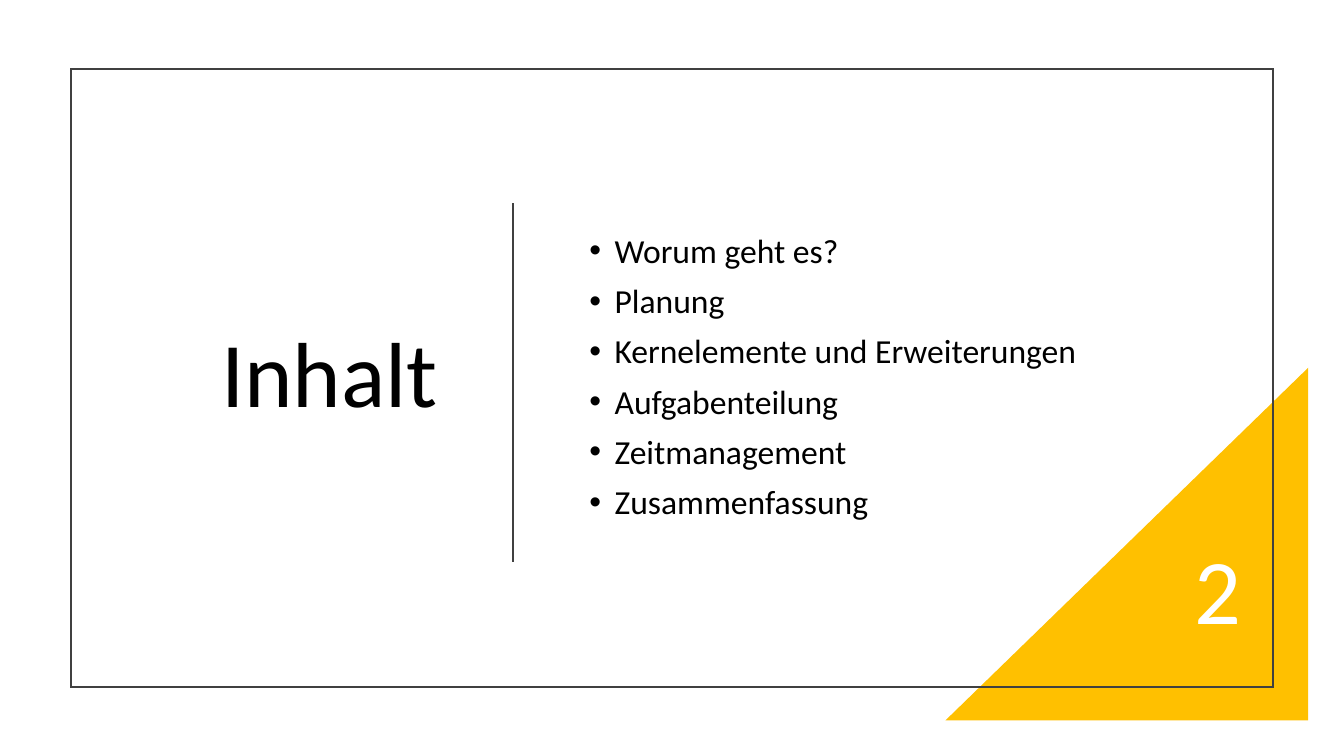
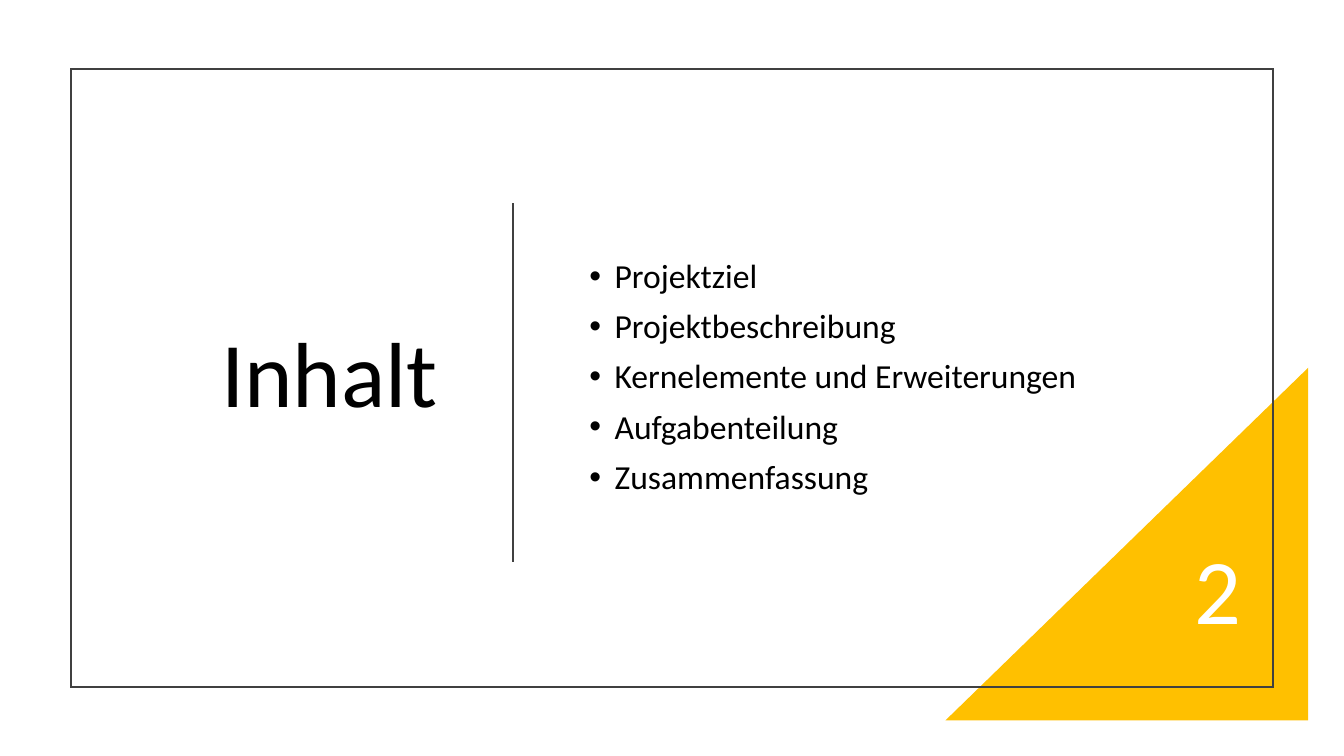
Before and after one commit to DominikCrm/Robotic, a slide deck: slide 2 of Ferngesteuerter Roboter.pptx. Drawn at 1344x756 pixels with LibreOffice and Linux fonts; fonts in the diff are those of the drawing. Boxes give left, top, right and bottom in pixels: in the first picture for what was removed or moved away, otherwise in the second. Text is boxed around its words. In the diff, an @@ line names an element or a change of style, - is before the commit and + after.

```diff
--- a/Ferngesteuerter Roboter.pptx
+++ b/Ferngesteuerter Roboter.pptx
@@ text at [615, 264, 896, 344]: text changed @@
-• Worum geht es?
-• Planung
+• Projektziel
+• Projektbeschreibung
@@ text at [615, 441, 847, 470]: paragraph removed @@
-• Zeitmanagement
```
Also in this commit, not shown: 2 other slides changed, 6 slides added, 4 slides removed.
